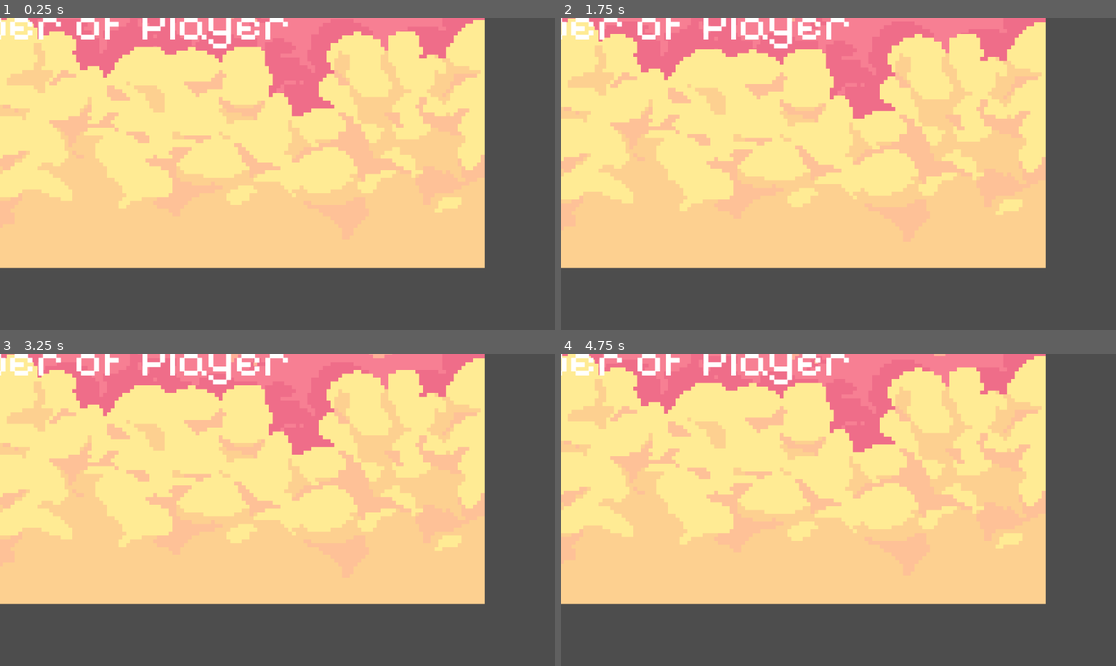
Above: before the commit, frames 1-4 (two rows, left to right).
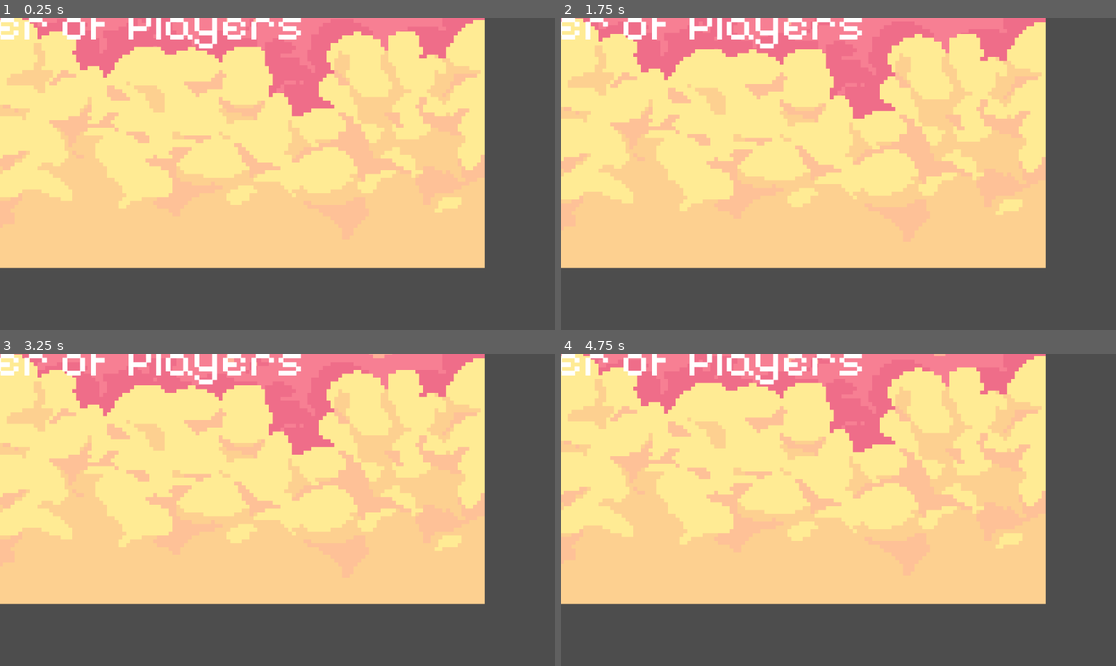
Above: after the commit, the same moments.

Repository: POTAITOO/Homeward-godot
Game: Godot game, scene res://scenes/main/player_select.tscn
Two runs of this game, one before a commit and one after it. Both use one fixed random seed, a clock stepped at 60 frames per second and the inputs below. This scene is started directly instead of the project's main scene.
Inputs (mouse positions are in pixels of both pictures, inside the frame that each line leads up to):
- Up to frame 1 (0.25 s): no input
- Up to frame 2 (1.75 s): tap Enter (ui_accept) at 0.5, 0.77, 1.52 s; move the mouse to (960, 158) at 0.52 s; hold Right (ui_right) from 0.53 s (still down); click (960, 158) at 0.67 s; move the mouse to (727, 189) at 1.27 s; click (727, 189) at 1.42 s
- Up to frame 3 (3.25 s): move the mouse to (333, 441) at 2.02 s; release Right (ui_right) at 2.03 s; hold Left (ui_left) 2.03-2.78 s; click (333, 441) at 2.17 s; move the mouse to (249, 572) at 2.77 s; hold Right (ui_right) from 2.78 s (still down); click (249, 572) at 2.92 s; tap Enter (ui_accept) at 3.02 s
- Up to frame 4 (4.75 s): move the mouse to (1005, 556) at 3.52 s; click (1005, 556) at 3.67 s; tap Enter (ui_accept) at 3.77, 4.52 s; move the mouse to (672, 463) at 4.27 s; release Right (ui_right) at 4.28 s; hold Left (ui_left) from 4.28 s (still down); click (672, 463) at 4.42 s

The runs differ from the first frame. In frame 1, 2.2% of the frame differs, in the area x 0-55%, y 0-10%; in frame 2, 2.2%; in frame 3, 2.2%; in frame 4, 2.2%.

Commit message:
Potential fix for pull request finding
Co-authored-by: Copilot Autofix powered by AI <175728472+Copilot@users.noreply.github.com>

Diff:
--- a/scenes/main/player_select.tscn
+++ b/scenes/main/player_select.tscn
@@ -30,7 +30,7 @@
 layout_mode = 2
 theme_override_fonts/font = ExtResource("2_hy0vx")
 theme_override_font_sizes/font_size = 100
-text = "Choose Number of Player"
+text = "Choose Number of Players"
 
 [node name="HBoxContainer" type="HBoxContainer" parent="Area2D/CanvasLayer/VBoxContainer/Choose" unique_id=1503846726]
 layout_mode = 0
